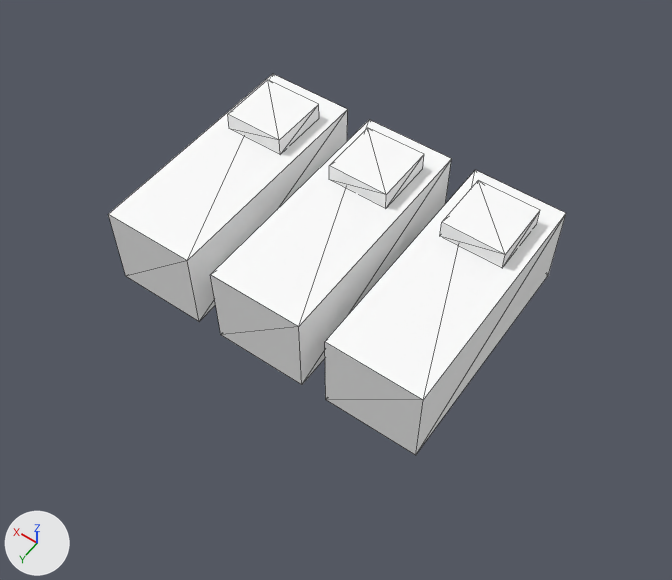
The glTF model assets/models/storage.glb as it was, and as the next commit left it.
The view is the same before and after, from a 50 mm camera at (-6.33, 8.9, 13.54) aimed at (-0.43, 0.64, 0.55). Every picture has the same lights, and +X, +Y and +Z are marked at lower left. The first picture is the older version. Mesh edges are drawn as thin lines.

Objects in the first picture: 'geometry_0'.
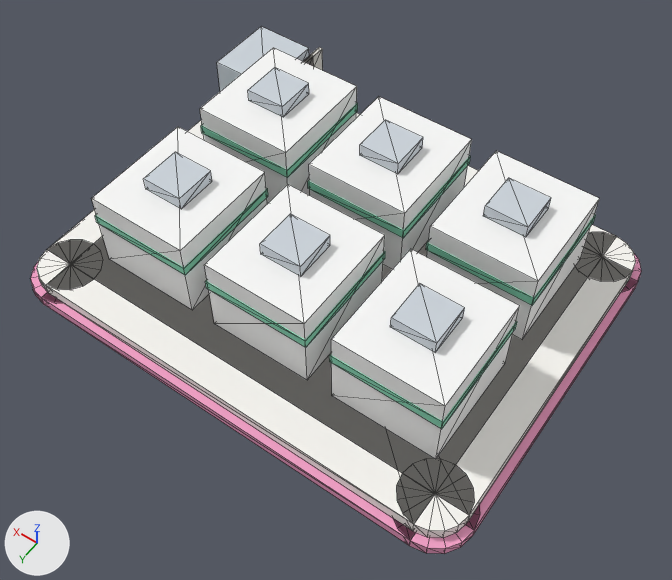
Location of each change, (x1, y1, x2, y2) in pixels of the pictures (672 x 580 px; the box of a moved part takes in the faces that stretch with it):
'geometry_0', recoloured, reshaped (11% wider, 8% taller): before (108, 74, 566, 455); after (91, 48, 600, 459)
'base', added: after (37, 113, 636, 538)
'metal', added: after (144, 27, 551, 353)
'rim_e0588f', added (mostly hidden): after (31, 254, 641, 554)
'battery_accent', added: after (95, 103, 596, 429)
'concrete_dark', added (mostly hidden): after (303, 47, 323, 70)
part 1 of me_geometry_0, moved or reshaped: before (325, 170, 566, 455); after (331, 249, 520, 459)
part 2 of me_geometry_0, moved or reshaped: before (440, 181, 540, 267); after (427, 151, 600, 339)
part 3 of me_geometry_0, moved or reshaped: before (210, 120, 451, 385); after (204, 184, 385, 380)
part 4 of me_geometry_0, moved or reshaped: before (329, 128, 424, 208); after (309, 97, 472, 269)
part 5 of me_geometry_0, moved or reshaped: before (108, 74, 348, 321); after (91, 127, 267, 310)
part 6 of me_geometry_0, moved or reshaped: before (228, 80, 319, 153); after (200, 48, 357, 203)

Patch to the scene script:
```diff
--- a/assets/models/storage.glb.py
+++ b/assets/models/storage.glb.py
@@ mat_material_0 @@
 mat_material_0 = principled_material('Material_0')
-mat_material_0.base_color = (1.0, 1.0, 1.0)  # white #ffffff
+mat_material_0.base_color = (0.878, 0.345, 0.561)  # pink #f19fc5
 mat_material_0.roughness = 0.75
@@ me_geometry_0 @@
-me_geometry_0.from_pydata(...)  # 48 vertices, 72 faces; spans x -3.2..3.2, y -2.3..2.3, z 0.0..2.03
-me_geometry_0.materials.append(mat_material_0)  # white #ffffff
+me_geometry_0.from_pydata(...)  # 48 vertices, 72 faces; spans x -3.6..3.4, y -2.6..2.4, z 0.45..2.05
+# me_geometry_0 part 1: the loose piece of 8 vertices spanning x -3.2..-1.4, y -2.3..2.3, z 0.0..1.7 is scaled about its middle by (1.11, 0.478, 0.941), then moved by (-0.3, 1.3, 0.4)
+# me_geometry_0 part 2: the loose piece of 8 vertices spanning x -2.9..-1.7, y -1.8..-0.6, z 1.67..2.03 is scaled about its middle by (1.67, 1.83, 4.57), then moved by (-0.3, -0.3, -0.6)
+# me_geometry_0 part 3: the loose piece of 8 vertices spanning x -0.9..0.9, y -2.3..2.3, z 0.0..1.7 is scaled about its middle by (1.11, 0.478, 0.941), then moved by (-0.1, 1.3, 0.4)
+# me_geometry_0 part 4: the loose piece of 8 vertices spanning x -0.6..0.6, y -1.8..-0.6, z 1.67..2.03 is scaled about its middle by (1.67, 1.83, 4.57), then moved by (-0.1, -0.3, -0.6)
+# me_geometry_0 part 5: the loose piece of 8 vertices spanning x 1.4..3.2, y -2.3..2.3, z 0.0..1.7 is scaled about its middle by (1.11, 0.478, 0.941), then moved by (0.1, 1.3, 0.4)
+# me_geometry_0 part 6: the loose piece of 8 vertices spanning x 1.7..2.9, y -1.8..-0.6, z 1.67..2.03 is scaled about its middle by (1.67, 1.83, 4.57), then moved by (0.1, -0.3, -0.6)
+me_geometry_0.materials.append(mat_material_2)  # white #fafaf9
@@ ob_concrete_dark @@
+ob_concrete_dark = bpy.data.objects.new('concrete_dark', me_geometry_6)  # a box spanning x 2.83..2.91, y -2.55..-1.35, z 0.55..1.75; a box spanning x 2.83..2.91, y -2.85..-1.65, z 0.55..1.75; a box spanning x 2.83..2.91, y -3.15..-1.95, z 0.55..1.75; a box spanning x 2.83..2.91, y -3.45..-2.25, z 0.55..1.75; in mat_material_6 (light grey #dddad4)
+ob_concrete_dark.location = (0.0, 0.0, 0.0)
@@ ob_metal @@
+ob_metal = bpy.data.objects.new('metal', me_geometry_4)  # a box spanning x -3.0..-2.2, y 0.9..1.7, z 2.05..2.3; a box spanning x -3.0..-2.2, y -1.9..-1.1, z 2.05..2.3; a box spanning x -0.5..0.3, y 0.9..1.7, z 2.05..2.3; a box spanning x -0.5..0.3, y -1.9..-1.1, z 2.05..2.3; a box spanning x 2.0..2.8, y 0.9..1.7, z 2.05..2.3; a box spanning x 2.0..2.8, y -1.9..-1.1, z 2.05..2.3; a box spanning x 2.9..4.1, y -3.1..-1.7, z 0.45..1.95; in mat_material_4 (light grey #ccd4db)
+ob_metal.location = (0.0, 0.0, 0.0)
@@ ob_battery_accent @@
+ob_battery_accent = bpy.data.objects.new('battery_accent', me_geometry_3)  # a box spanning x -3.62..-1.58, y 0.18..2.42, z 1.45..1.63; a box spanning x -3.62..-1.58, y -2.62..-0.38, z 1.45..1.63; a box spanning x -1.12..0.92, y 0.18..2.42, z 1.45..1.63; a box spanning x -1.12..0.92, y -2.62..-0.38, z 1.45..1.63; a box spanning x 1.38..3.42, y 0.18..2.42, z 1.45..1.63; a box spanning x 1.38..3.42, y -2.62..-0.38, z 1.45..1.63; in mat_material_3 (green #88d7b7)
+ob_battery_accent.location = (0.0, 0.0, 0.0)
@@ ob_base @@
+ob_base = bpy.data.objects.new('base', me_geometry_1)  # 136 vertices, 280 faces; spans x -4.5..4.5, y -3.5..3.5, z 0.2..0.45; in mat_material_1 (white #f9f6f2)
+ob_base.location = (0.0, 0.0, 0.0)
@@ ob_rim_e0588f @@
+ob_rim_e0588f = bpy.data.objects.new('rim_e0588f', me_geometry_0_1)  # 140 vertices, 280 faces; spans x -4.65..4.65, y -3.65..3.65, z 0.0..0.2; in mat_material_0 (pink #f19fc5)
+ob_rim_e0588f.location = (0.0, 0.0, 0.0)
```
